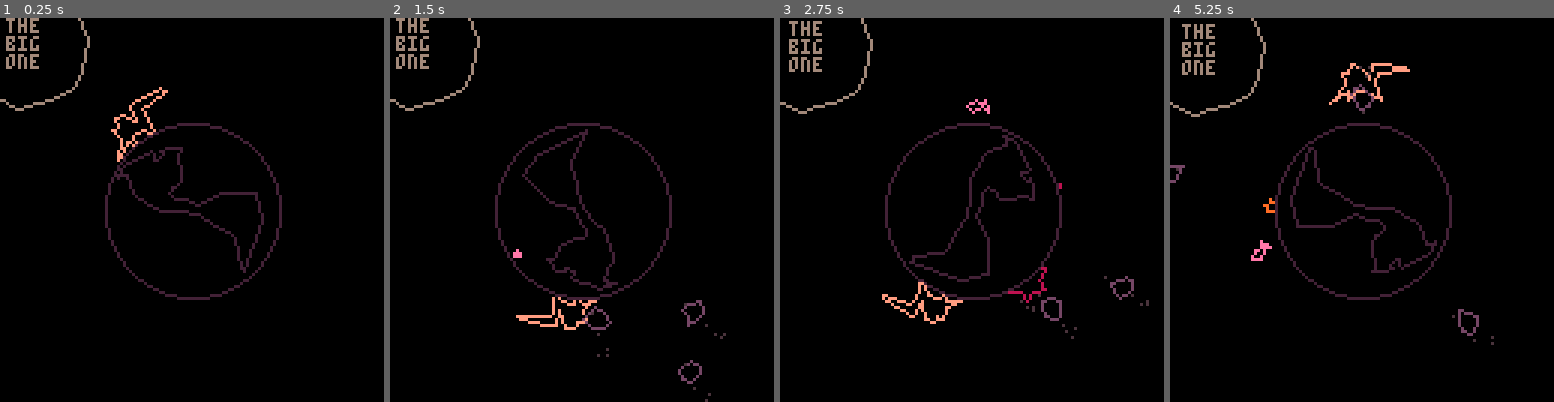
Above: before the commit, frames 1-4 (left to right).
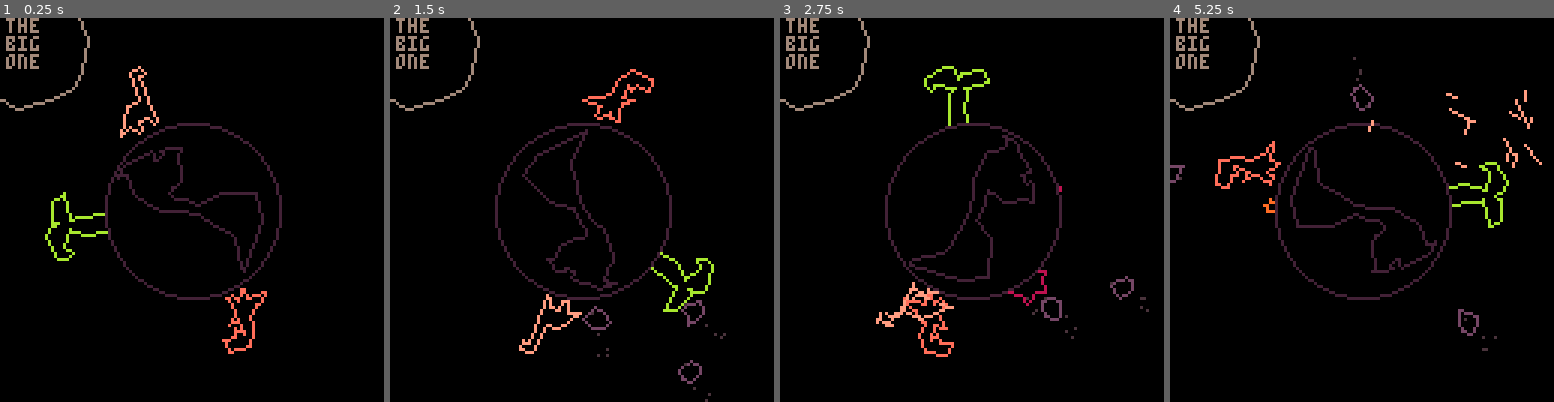
Above: after the commit, the same moments.

Repository: caseylabrack/super-extinction-event
Game: PICO-8 cartridge super-extinction-event.p8
Same seed, same stepped clock (60 frames per second), same inputs: the game is played once before the commit and once after it.
Inputs:
- Up to frame 1 (0.25 s): no input
- Up to frame 2 (1.5 s): tap X (X key) at 0.33, 1.07 s; tap O (Z key) at 0.7 s
- Up to frame 3 (2.75 s): hold Right 1.6-2.1 s; tap O (Z key) at 1.7, 2.1, 2.5 s; tap X (X key) at 1.85 s; hold Up 2.15-2.42 s; hold Right from 2.47 s (still down)
- Up to frame 4 (5.25 s): tap O (Z key) every 0.4 s from 2.9 to 4.9 s; tap X (X key) at 2.97, 4.08, 5.2 s; release Right at 3.03 s; hold Left 3.08-3.58 s; hold Down 3.63-3.97 s; hold Right 4.02-4.68 s; hold Up 4.73-5.03 s; hold Left from 5.08 s (still down)

The runs differ from the first frame. In frame 1, 1.6% of the frame differs, in the area x 11-70%, y 12-88%; in frame 2, 1.6%; in frame 3, 4.3%, in the area x 0-97%, y 0-89%; in frame 4, 3.3%.

Commit message:
music, gameover tied to music, spino animation

Diff:
--- /dev/null
+++ b/music/add.p8
@@ -0,0 +1,38 @@
+pico-8 cartridge // http://www.pico-8.com
+version 43
+__lua__
+--https://musescore.com/user/36713561/scores/6603165
+--up to: measure #42
+--slow arp could be good for a
+	--glitchy feeling part
+…(31 lines of a section not shown)…
--- /dev/null
+++ b/music/agitato.p8
@@ -0,0 +1,32 @@
+pico-8 cartridge // http://www.pico-8.com
+version 43
+__lua__
+--https://musescore.com/user/36713561/scores/6603165
+--up to: measure #35
+--slow arp could be good for a
+	--glitchy feeling part
+…(25 lines of a section not shown)…
--- /dev/null
+++ b/music/half.p8
@@ -0,0 +1,33 @@
+pico-8 cartridge // http://www.pico-8.com
+version 43
+__lua__
+--https://musescore.com/user/36713561/scores/6603165
+--up to: measure #35
+
+--slow arp could be good for a
+	--glitchy feeling part
+…(25 lines of a section not shown)…
--- /dev/null
+++ b/music/loop.p8
@@ -0,0 +1,34 @@
+pico-8 cartridge // http://www.pico-8.com
+version 43
+…(32 lines of a section not shown)…
--- /dev/null
+++ b/music/music2.p8
@@ -0,0 +1,26 @@
+pico-8 cartridge // http://www.pico-8.com
+version 43
+__lua__
+--https://musescore.com/user/36713561/scores/6603165
+…(22 lines of a section not shown)…
--- /dev/null
+++ b/music/stretch.p8
@@ -0,0 +1,39 @@
+pico-8 cartridge // http://www.pico-8.com
+version 43
+__lua__
+--https://musescore.com/user/36713561/scores/6603165
+--up to: measure #35
+--repeat to reach 60s?
+--adapt the rest?
+--slow arp could be good for a
+	--glitchy feeling part
+…(30 lines of a section not shown)…
--- a/super-extinction-event.p8
+++ b/super-extinction-event.p8
@@ -1,33 +1,15 @@
 pico-8 cartridge // http://www.pico-8.com
-version 42
+version 43
 __lua__
 --super extinction event
 --casey labrack
 
 --todo:
- --spinosaurus: fish pop up
- 	--you grab, roid near misses
- 	--pop them out of your mouth
- 	--and in the air again
- 	--(skew fish to wiggle?)
- 	--score is how many fish in
- 	--mouth at the end
- 	--when reversing, 2x feet
- 		--animation
- 	--make mouth the origin? fish
- 	--in a projected 1d line
-	--mammal(? lizard?) mode:
-		--ptero drops eggs which roll
-		--eccentricly around and stop
-		--you pick them up but ptero
-		--dives at you if it has los
-	--egg crack game mode
-	--2p is palm tree and egg goals
-		--at the same time
-	--stego mode: push a boulder
-		--into a tarpit
+	--select rex mode from main
+	--scoring
 
 --😐
+	--graph of score?
 	--score screen also show deaths
 	--main screen:
 		--dinosaur name,eating type
@@ -41,6 +23,16 @@
 		--keep earth between you breaking
 		--line of sight
 		--mammal?
+	--mammal(? lizard?) mode:
+		--ptero drops eggs which roll
+		--eccentricly around and stop
+		--you pick them up but ptero
+		--dives at you if it has los
+	--egg crack game mode
+	--2p is palm tree and egg goals
+		--at the same time
+	--stego mode: push a boulder
+		--into a tarpit
 	--warp vertices of earth or player
 		--based on impacts?
 		--like squash and stretch?
@@ -66,13 +58,11 @@
 		--instead of numerical score
 		--including end of game total
 		--color the text
-	--jiggle vertices
 	--multiplier color coded
 		--maybe only color?
 	--can jump (volcano)
 	--time scale?
 	--slow time?
-	--just roids; volcano; trex
 	--hypercubes
 	--ptero can swoop up over obstacles
 		--so we can have multiple obstacles
@@ -89,20 +79,23 @@
 		--trophy flies from foreground (scaled up), down and crashes through last troph (silver->gold)
 	--hitstop maybe
 	--leaves are round, scales down
- --pterodactyl pushed by roids, bronto killed?
  --bronto stands to eat animation?
 	--"super extinction challenge"?
 	--'nautilus' is pretty nice for this
 
 log=""
 
-defaultchallenge=3
+defaultchallenge=1
 --challenges:
 --1: brontosaurus
 --2: oviraptor
 --3: spinosaurus
 
 rexgoals={350,100,20,}
+
+--debug
+sar=.05 --spino angle range
+sdr=38  --spino distance range
 
 function _init()
 
@@ -147,9 +140,9 @@
 	--player
 	p={x=64,y=29,r=0,state="idle",enabled=true,dx=0,dy=0,
 		--angle, delta angle, mag, delta mag, grounded
-	 a=.25,da=0,m=37,dm=0,
+	 a=.25,da=0,m=30,dm=0,
 		--target mag, grounded
-	 tm=40,gr=true,
+	 tm=30,gr=true,
 		--speed, facing direction,
 	 s=.004,d=1,c=15,
 	 --last position
@@ -158,7 +151,7 @@
 	 fr=1,frames={bronto_idle,bronto_run1,bronto_run2,}
 	}
 
-	pdead={x=0,y=-37,r=0,c=p.c,⧗=0,enabled=false,fr=1,frames={}}
+	pdead={x=0,y=-p.tm,r=0,c=p.c,⧗=0,enabled=false,fr=1,frames={}}
 
 	e={x=0,y=0,a=0,r=0,s=.01,d=1,c=130,
 		enabled=true,
@@ -183,9 +176,9 @@
 
 	oldhs=dget(chal)
 	if oldhs>rexgoals[chal] then
-		isrex=true
-		cr.enabled=true
-		lethalroids=true
+--		isrex=true
+--		cr.enabled=true
+--		lethalroids=true
 	end
 
 	if contains({1},chal) then
@@ -205,35 +198,39 @@
 		p.cf={} --caught fish
 		p.jaw=new_ent()
 		addchild(p,p.jaw)
-		p.jaw.x,p.jaw.y=0,0
+		p.jaw.x,p.jaw.y=0,-12
+--		lethalroids=true
+
+--		for i=1,10 do
+--	 	local f=new_ent()
+--	 	f.x,f.y,f.r,f.frames,f.scale=
+--	 	p.x,p.y,rnd(),{fish_idle},.5
+--			f.c=3
+--			addchild(p.jaw,f)
+--			f.x=4+8*rnd()
+--			f.y=rnd()*3
+--	 	add(p.cf,f)
+--		end
 	end
 
 --	g⧗=1
 --	scores={5,10,17,8,10,19,4,2,6}
 --	scores={5,17,19,4}
 
---	for i=1,10 do
--- 	local f=new_ent()
--- 	f.x,f.y,f.r,f.frames,f.scale=
--- 	p.x,p.y,rnd(),{fish_idle},.5
---		f.c=3
---		addchild(p.jaw,f)
---		f.x=4+8*rnd()
---		f.y=-6+rnd()*3
--- 	add(p.cf,f)
---	end
-
+	music(0)
 end
 
 function _update()
+
+	local note=stat"50"
+	local patt=stat"54"
+	--total game time (0..1)
+	g⧗=(patt*32+note)/(13*32-16)
+	--big one shake time when <0
+	bo⧗=(12*32)-(patt*32+note)
 
 	⧗+=1
 	e.x,e.y=0,0
-
-	if ⧗%60==0 then
---	if g⧗>0 then
-		g⧗-=1
-	end
 
 	stara+=.001
 
@@ -247,7 +244,7 @@
 	mult2=ceil(20*zpct)
 
 	--big one approaches
-	local pct=g⧗/60
+	local pct=1-g⧗/1
 	local impact=0--49
 	local startdist=78
 	local travel=startdist-impact
@@ -256,19 +253,17 @@
 	bo.y=sin(.375)*d
 
 	--dramatic shaking right before impact
-	if g⧗<8 and g⧗>0 then
-		local pct=1-g⧗/6
---		local pct=easeinexpo(pct)
+	if bo⧗<0 then
+		local pct=abs(bo⧗)/16
 		local pct=pct*pct*pct
 		local mx=12*pct
---		e.x=rnd()*mx
---		e.y=rnd()*mx
-		bo.x+=rnd()*mx
-		bo.y+=rnd()*mx
+		local a=rnd()
+		bo.x+=cos(a)*mx
+		bo.y+=sin(a)*mx
 	end
 
 	--gameover handle
-	if g⧗==0 and not gameover then
+	if g⧗==1 and not gameover then
 		gameover=true
 		e⧗=0 --ticks since gameover
 
@@ -334,6 +328,13 @@
 	for fish in all(fs) do
 		local a=atan2(fish.x,fish.y)
 		fish.⧗+=1
+		if fish.from=="spino" then
+			if ⧗%6<2 then
+				fish.enabled=false
+			else
+				fish.enabled=true
+			end
+		end
 
 		if fish.state=="swim" then
 			local d=fish.m
@@ -353,19 +354,29 @@
 			--wait for upward phase
 			if fish.⧗>120 then
 				if fish.ph%25==0 then
+					fish.x,fish.y=gpos(fish)
+					fish.parent=nil
 					fish.state="jump"
 					fish.⧗=0
 					fish.dm=2
 					fish.dr=rnd()*.1-.05
+					fish.da=fish.d*rnd(.005)
 				end
 			end
 		end
 		if fish.state=="jump" then
 			if fish.⧗>30 then fish.cable=true	end
-			fish.dm-=.075
-			fish.m+=fish.dm
-			fish.x=cos(a+fish.da)*fish.m
-			fish.y=sin(a+fish.da)*fish.m
+			local a=atan2(fish.x,fish.y)
+			local df=fish.from=="spino" and .5 or 1 --death factor
+
+			fish.dm-=.075*df
+			fish.m+=fish.dm*df
+			a+=fish.da*df
+
+--			fish.x=cos(a+fish.da)*fish.m
+			fish.x=cos(a)*fish.m
+--			fish.y=sin(a+fish.da)*fish.m
+			fish.y=sin(a)*fish.m
 			fish.r+=fish.dr
 			if distot(fish)<30 then
 --				fish.state="missed"
@@ -375,10 +386,12 @@
 					local a2=rnd()
 					fp.x,fp.y=fish.x+cos(a2)*5,fish.y+sin(a2)*5
 					local s=rndr(-.1,.1)
+					addchild(e,fp)
+					local a=atan2(fp.x,fp.y)
 					fp.dx,fp.dy=cos(a+s)*3,sin(a+s)*3
 					fp.type="point"
 					fp.⧗=8 fp.c=12
-					fp.parent=e
+--					fp.parent=e
 					fp.f=.99
 					fp.g=.75
 
@@ -508,7 +521,7 @@
 		add(parts,rp)
 
 		if distt(roid,e)<30 then
-			del(rs,roid) --probably do don't this
+			del(rs,roid)
 			local s={⧗=0}
 			s.x,s.y,s.r=roid.x,roid.y,0
 			s.d=1 s.r=0 s.fr=1 s.c=9
@@ -533,15 +546,15 @@
 				if abs(diff)<.05 then
 					for fish in all(p.cf) do
 						local f=new_ent()
-						f.x,f.y=gpos(p)
-						addchild(e,f)
+						f.x,f.y=gpos(p.jaw)
 						f.dx=cos(pa+.5)*5
 						f.dy=sin(pa+.5)*5
 						f.⧗=0
+						f.from="spino"
 						f.state="jump"
 						f.dm=1.5+rnd()
 						f.dr=rnd()*.1-.05
-						f.da=rnd()*.005*sgn(diff)
+						f.da=rnd(.0025)*sgn(diff)
 						f.m=distot(p)
 						f.frames={fish_idle}
 						f.c=3
@@ -602,11 +616,6 @@
 		end
 
 		if p.dino=="spino" then
-			if btn(🅾️) then
---				p.jaw.r+=.01 p.fr=2
-			else
---				p.jaw.r=0 p.fr=1
-			end
 			p.d=1
 			--run state 2bit bitfield
 			--0b01 running or still
@@ -614,9 +623,12 @@
 			local rst=0
 
 			if p.state=="run" then rst+=0b01 end
-			pa=atan2(p.x,p.y)
+--			pa=atan2(p.x,p.y)
+			pa=atan2(gpos(p))
 			for fish in all(fs) do
 				if fish.state=="jump" then
+--					fa=atan2(fish.x,fish.y)
+--					local fposx,fposy=gpos(fish)
 					fa=atan2(fish.x,fish.y)
 					diff=sad(pa,fa)
 					if abs(diff)<.25 then rst+=0b10 break end
@@ -648,18 +660,20 @@
 
 			--catch fish
 			for fish in all(fs) do
+				local fa=atan2(gpos(fish))
+				local pa=atan2(gpos(p))
 				if fish.state=="jump" and
 					fish.cable and
-				 distt(p,fish)<5 then
+					distot(fish)<sdr and
+				 abs(sad(fa,pa))<sar then
 				 	del(fs,fish)
 				 	local f=new_ent()
 				 	f.x,f.y,f.r,f.frames,f.scale=
-				 	p.x,p.y,rnd(),{fish_idle},.5
+ 				 	p.x,p.y,rnd(),{fish_idle},.5
 						f.c=3
---						addchild(p,f)
 						addchild(p.jaw,f)
 						f.x=4+8*rnd()
-						f.y=-6+rnd()*3
+						f.y=0+rnd()*3
 				 	add(p.cf,f)
 
 				 	for particle in all(parts) do
@@ -689,9 +703,9 @@
 		if not p.gr then
 			p.dm-=1 --gravity
 			p.m+=p.dm
-			if p.m<37 then
+			if p.m<p.tm then
 				p.gr=true
-				p.m=37
+				p.m=p.tm
 				p.dm=0
 			end
 		end
@@ -724,9 +738,9 @@
 			if btn()~=0 then
 				p.enabled=true
 				p.parent=nil
-				p.x,p.y,p.da=0,-37,0
+				p.x,p.y,p.da=0,-p.tm,0
 				p.dx,p.dy,p.dm,p.gr=0,0,0,true
-				p.m=37
+				p.m=p.tm
 				p.d=1
 				addchild(e,p)
 				pdead.enabled=false
@@ -894,6 +908,13 @@
 		render_ent(f)
 	end
 
+-- debug spino range
+--	circ(0,0,sdr,10)
+--
+--	local pa=atan2(gpos(p))
+--	line(0,0,cos(pa+sar)*38,sin(pa+sar)*38,10)
+--	line(0,0,cos(pa-sar)*38,sin(pa-sar)*38,10)
+
 	for fish in all(fs) do
 		render_ent(fish)
 	end
@@ -1240,14 +1262,31 @@
 	return os
 end
 
+--function gpos(e)
+--	local p=e.parent
+--	if p then
+--		local a=atan2(e.x,e.y)+p.r
+--		local d=disto(e.x,e.y)
+--		return p.x+cos(a)*d,p.y+sin(a)*d
+--	end
+--	return e.x,e.y
+--end
+--function gpos(e)
+--	local p=e.parent
+--	local x,y,r=e.x,e.y,e.r
+--	while p~=nil do
+--		local a=atan2(p.x,p.y)
+--		local d=disto(p.x,p.y)
+--		x=p.x+cos(a)*d
+--		y=p.y+sin(a)*d
+--		r=p.r+r
+--		p=p.parent
+--	end
+--	return x,y
+--end
 function gpos(e)
-	local p=e.parent
-	if p then
-		local a=atan2(e.x,e.y)+p.r
-		local d=disto(e.x,e.y)
-		return p.x+cos(a)*d,p.y+sin(a)*d
-	end
-	return e.x,e.y
+	local x,y=gposr(e)
+	return x,y
 end
 
 function grote(e)
@@ -1441,22 +1480,16 @@
 end
 -->8
 --sprites
-bronto_idle=split("-4.3165,1.3572,-8.3866,2.3748,-2.2815,-4.7479,1.7886,-4.7479,3.8236,-14.923,7.8937,-14.923,7.8937,-11.8705,5.8587,-11.8705,4.8412,-3.7303,4.3324,4.4098,2.8061,4.1554,1.7886,1.3572,-1.2639,1.3572,-1.7727,4.4098,-3.299,4.6642")
-bronto_run1=split("-4.3385,1.7254,-8.6183,1.7254,-2.1985,-4.6945,2.0814,-4.6945,6.3612,-11.1143,10.6411,-11.1143,10.6411,-7.9044,8.5012,-7.9044,5.2913,-3.6245,7.9662,3.8653,6.3612,4.6678,2.0814,1.7254,-1.1285,1.7254,-3.8035,4.9353,-5.4084,5.2028")
-bronto_run2=split("-4.377,1.7597,-8.698,1.7597,-2.2166,-4.7217,2.1044,-4.7217,6.4254,-11.2032,10.7464,-11.2032,10.7464,-7.9625,8.5859,-7.9625,5.3452,-3.6415,3.7248,5.0005,1.0242,4.7304,2.1044,1.7597,-1.1363,1.7597,-0.5962,5.0005,-3.2968,5.2705")
-
---spino_idle=split("-26.9187,2.5292,-21.0452,-2.1225,-19.854,-5.0181,-17.4272,-6.5239,-14.46,-5.9447,-12.9599,-3.744,-11.0793,-8.4368,-0.6774,-7.6646,-0.6002,-6.002,-9.0442,-5.3842,-10.8339,-2.186,-13.8681,0.3783,-13.3503,3.5604,-14.7994,3.306,-15.8169,1.28,-18.0201,1.1256,-18.5288,4.1781,-20.0551,4.4325,-20.9113,1.5822")
---spino_idle=split("4.8922,-7.2166,-1.0834,-6.972,-1.5342,-1.6419,-4.8514,-6.078,-7.8205,-6.1108,-8.1454,-3.2242,-10.6125,-3.059,-8.7925,0.9672,-13.7764,6.7889,-8.2556,2.9062,-5.9168,4.8797,-5.4344,1.8846,-1.8518,1.6002,1.3111,4.579,1.6611,1.2622,1.0913,-1.7842,1.3286,-4.5158,6.0446,-5.9028")
---spino_idle=split("10.4133,-7.5254,1.3832,-7.4032,-1.0834,-6.972,-1.5342,-1.6419,-4.8514,-6.078,-7.8205,-6.1108,-8.1454,-3.2242,-10.6125,-3.059,-8.7925,0.9672,-13.7764,6.7889,-8.2556,2.9062,-5.9168,4.8797,-5.4344,1.8846,-1.8518,1.6002,1.3111,4.579,1.6611,1.2622,1.0913,-1.7842,1.3286,-4.5158,11.5656,-6.2117")
---spino_lookup=split("0.9874,-13.9753,-1.5429,-5.7708,-1.5569,-1.6419,-4.8741,-6.078,-7.8431,-6.1108,-8.168,-3.2242,-10.6352,-3.059,-8.8151,1.2948,-13.7991,6.7889,-8.2782,2.9062,-5.9394,4.8797,-5.4571,1.8846,-1.8745,1.6002,1.2885,4.579,1.6385,1.2622,1.0687,-1.7842,1.3059,-4.5158,2.795,-14.0265")
-spino_lookup=split("0.9874,-9.9753,-1.5429,-1.7708,-1.5569,2.3581,-4.8741,-2.078,-7.8431,-2.1108,-8.168,0.7758,-10.6352,0.941,-8.8151,5.2948,-13.7991,10.7889,-8.2782,6.9062,-5.9394,8.8797,-5.4571,5.8846,-1.8745,5.6002,1.2885,8.579,1.6385,5.2622,1.0687,2.2158,1.3059,-0.5158,2.795,-10.0265")
---spino_catch=split("-0.3763,-14.1172,-2.0868,-5.655,-1.5216,-1.6419,-4.8388,-6.078,-7.8078,-6.1108,-8.1327,-3.2242,-10.5999,-3.059,-8.9983,0.9672,-13.7638,6.7889,-8.2429,2.9062,-5.9041,4.8797,-5.4218,1.8846,-1.8392,1.6002,1.3238,4.579,1.6738,1.2622,1.104,-1.7842,2.5767,-4.5158,3.9215,-13.9368,0.498,-6.5571")
-spino_idle=split("10.4133,-3.5254,1.3832,-3.4032,-1.0834,-2.972,-1.5342,2.3581,-4.8514,-2.078,-7.8205,-2.1108,-8.1454,0.7758,-10.6125,0.941,-8.7925,4.9672,-13.7764,10.7889,-8.2556,6.9062,-5.9168,8.8797,-5.4344,5.8846,-1.8518,5.6002,1.3111,8.579,1.6611,5.2622,1.0913,2.2158,1.3286,-0.5158,11.5656,-2.2117")
-spino_catch=split("-0.3763,-10.1172,-2.0868,-1.655,-1.5216,2.3581,-4.8388,-2.078,-7.8078,-2.1108,-8.1327,0.7758,-10.5999,0.941,-8.9983,4.9672,-13.7638,10.7889,-8.2429,6.9062,-5.9041,8.8797,-5.4218,5.8846,-1.8392,5.6002,1.3238,8.579,1.6738,5.2622,1.104,2.2158,2.5767,-0.5158,3.9215,-9.9368,0.498,-2.5571")
-spino_walkin_down=split("10.4133,-3.5254,1.3832,-3.4032,-1.0834,-2.972,-1.5342,2.3581,-4.8514,-2.078,-7.8205,-2.1108,-8.1454,0.7758,-10.6125,0.941,-8.7925,4.9672,-13.7764,10.7889,-8.2556,6.9062,-4.0636,8.6481,-5.4344,5.8846,-1.8518,5.6002,-1.8548,8.4246,1.6611,5.2622,1.0913,2.2158,1.3286,-0.5158,11.5656,-2.2117")
-spino_walkin_up=split("-0.3763,-10.1172,-2.0868,-1.655,-1.5216,2.3581,-4.8388,-2.078,-7.8078,-2.1108,-8.1327,0.7758,-10.5999,0.941,-8.9983,4.9672,-13.7638,10.7889,-8.2429,6.9062,-4.0509,8.6481,-5.4218,5.8846,-1.8392,5.6002,-1.8421,8.4246,1.6738,5.2622,1.104,2.2158,2.5767,-0.5158,3.9215,-9.9368,0.498,-2.5571")
-spino_walkout_down=split("10.4133,-3.5254,1.3832,-3.4032,-1.0834,-2.972,-1.5342,2.3581,-4.8514,-2.078,-7.8205,-2.1108,-8.1454,0.7758,-10.6125,0.941,-8.7925,4.9672,-13.7764,10.7889,-8.2556,6.9062,-7.6155,9.1886,-5.4344,5.8846,-1.8518,5.6002,3.2416,8.5018,1.6611,5.2622,1.0913,2.2158,1.3286,-0.5158,11.5656,-2.2117")
-spino_walkout_up=split("-0.3763,-10.1172,-2.0868,-1.655,-1.5216,2.3581,-4.8388,-2.078,-7.8078,-2.1108,-8.1327,0.7758,-10.5999,0.941,-8.9983,4.9672,-13.7638,10.7889,-8.2429,6.9062,-7.6029,9.1886,-5.4218,5.8846,-1.8392,5.6002,3.2542,8.5018,1.6738,5.2622,1.104,2.2158,2.5767,-0.5158,3.9215,-9.9368,0.498,-2.5571")
+bronto_idle=split("-4.3165,-4.0968,-8.3866,-3.0792,-2.2815,-10.2019,1.7886,-10.2019,3.8236,-20.377,7.8937,-20.377,7.8937,-17.3245,5.8587,-17.3245,4.8412,-9.1843,4.3324,-1.0442,2.8061,-1.2986,1.7886,-4.0968,-1.2639,-4.0968,-1.7727,-1.0442,-3.299,-0.7898")
+bronto_run1=split("-4.3385,-3.7286,-8.6183,-3.7286,-2.1985,-10.1484,2.0814,-10.1484,6.3612,-16.5683,10.6411,-16.5683,10.6411,-13.3584,8.5012,-13.3584,5.2913,-9.0785,7.9662,-1.5887,6.3612,-0.7862,2.0814,-3.7286,-1.1285,-3.7286,-3.8035,-0.5187,-5.4084,-0.2512")
+bronto_run2=split("-4.377,-3.6942,-8.698,-3.6942,-2.2166,-10.1757,2.1044,-10.1757,6.4254,-16.6572,10.7464,-16.6572,10.7464,-13.4164,8.5859,-13.4164,5.3452,-9.0955,3.7248,-0.4535,1.0242,-0.7236,2.1044,-3.6942,-1.1363,-3.6942,-0.5962,-0.4535,-3.2968,-0.1834")
+
+spino_idle=split("10.2588,-12.4154,1.2287,-12.2932,-1.2379,-11.8621,-1.6886,-6.5319,-5.0059,-10.968,-7.9749,-11.0008,-8.2998,-8.1142,-10.767,-7.949,-8.9469,-3.9229,-13.9308,1.8989,-8.41,-1.9838,-6.0712,-0.0103,-5.5888,-3.0054,-2.0063,-3.2898,1.1567,-0.311,1.5067,-3.6278,0.9369,-6.6742,1.1741,-9.4058,11.4112,-11.1017")
+spino_catch=split("-0.5308,-19.0072,-2.2412,-10.545,-1.676,-6.5319,-4.9932,-10.968,-7.9623,-11.0008,-8.2872,-8.1142,-10.7543,-7.949,-9.1527,-3.9229,-13.9182,1.8989,-8.3974,-1.9838,-6.0586,-0.0103,-5.5762,-3.0054,-1.9936,-3.2898,1.1693,-0.311,1.5193,-3.6278,0.9495,-6.6742,2.4222,-9.4058,3.7671,-18.8268,0.3436,-11.4471")
+spino_walkin_down=split("10.2588,-12.4154,1.2287,-12.2932,-1.2379,-11.8621,-1.6886,-6.5319,-5.0059,-10.968,-7.9749,-11.0008,-8.2998,-8.1142,-10.767,-7.949,-8.9469,-3.9229,-13.9308,1.8989,-8.41,-1.9838,-4.218,-0.2419,-5.5888,-3.0054,-2.0063,-3.2898,-2.0092,-0.4655,1.5067,-3.6278,0.9369,-6.6742,1.1741,-9.4058,11.4112,-11.1017")
+spino_walkin_up=split("-0.5308,-19.0072,-2.2412,-10.545,-1.676,-6.5319,-4.9932,-10.968,-7.9623,-11.0008,-8.2872,-8.1142,-10.7543,-7.949,-9.1527,-3.9229,-13.9182,1.8989,-8.3974,-1.9838,-4.2054,-0.2419,-5.5762,-3.0054,-1.9936,-3.2898,-1.9966,-0.4655,1.5193,-3.6278,0.9495,-6.6742,2.4222,-9.4058,3.7671,-18.8268,0.3436,-11.4471")
+spino_walkout_down=split("10.2588,-12.4154,1.2287,-12.2932,-1.2379,-11.8621,-1.6886,-6.5319,-5.0059,-10.968,-7.9749,-11.0008,-8.2998,-8.1142,-10.767,-7.949,-8.9469,-3.9229,-13.9308,1.8989,-8.41,-1.9838,-7.77,0.2986,-5.5888,-3.0054,-2.0063,-3.2898,3.0871,-0.3882,1.5067,-3.6278,0.9369,-6.6742,1.1741,-9.4058,11.4112,-11.1017")
+spino_walkout_up=split("-0.5308,-19.0072,-2.2412,-10.545,-1.676,-6.5319,-4.9932,-10.968,-7.9623,-11.0008,-8.2872,-8.1142,-10.7543,-7.949,-9.1527,-3.9229,-13.9182,1.8989,-8.3974,-1.9838,-7.7574,0.2986,-5.5762,-3.0054,-1.9936,-3.2898,3.0998,-0.3882,1.5193,-3.6278,0.9495,-6.6742,2.4222,-9.4058,3.7671,-18.8268,0.3436,-11.4471")
 
 
 fish_idle=split("2.966,0.3563,0.3131,-1.9715,-2.4948,-0.1495,-4.4568,-1.4231,-3.639,2.1466,-2.3091,0.9423,0.0767,2.289")
Not shown, changed: 31 lines of the sprite sheet (__gfx__) section of music/add.p8
Not shown, changed: the music (__music__) section of music/add.p8
Not shown, changed: the sound effects (__sfx__) section of music/add.p8
Not shown, changed: 25 lines of the sprite sheet (__gfx__) section of music/agitato.p8
Not shown, changed: the music (__music__) section of music/agitato.p8
Not shown, changed: the sound effects (__sfx__) section of music/agitato.p8
Not shown, changed: 25 lines of the sprite sheet (__gfx__) section of music/half.p8
Not shown, changed: the music (__music__) section of music/half.p8
Not shown, changed: the sound effects (__sfx__) section of music/half.p8
Not shown, changed: 32 lines of the sprite sheet (__gfx__) section of music/loop.p8
Not shown, changed: the music (__music__) section of music/loop.p8
Not shown, changed: the sound effects (__sfx__) section of music/loop.p8
(and 16 more such lines)
